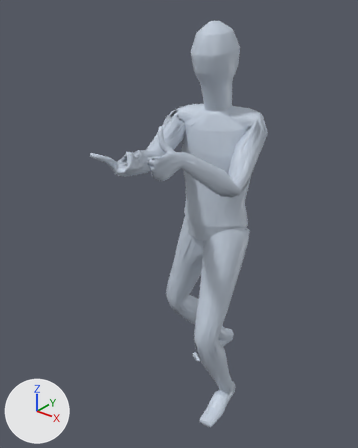
The glTF model app/assets/anims/Base/unarmed_charge_release.glb: old version first, new version second.
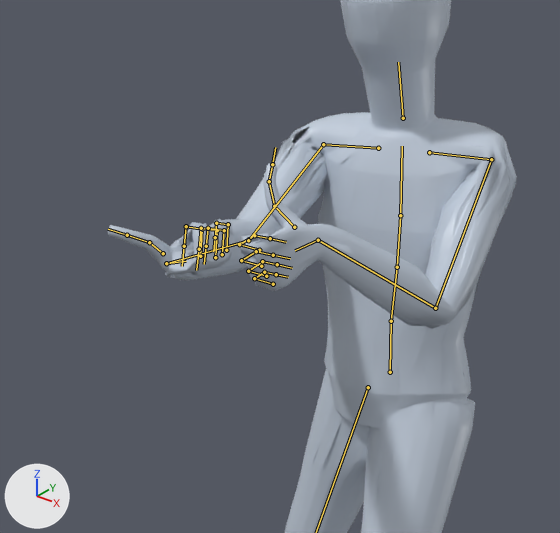
There are two pictures of each version: one whole from a 50 mm lens placed at (1.074, -1.706, 1.842), pointed at (-0.074, -0.271, 0.953), one close up on the part from 12% to 80% of the width and 12% to 64% of the height. The axes (+X, +Y, +Z) are drawn at lower left. The lights are the same throughout. The older version's two pictures come first. Both versions are drawn at frame 8 of the action 'Animation'; the numbers are the values there. The bones that change, and the others that lie on the model, are drawn over the model as lines in the close-ups.

Names of what the first close-up shows: 'Body_human_male'.
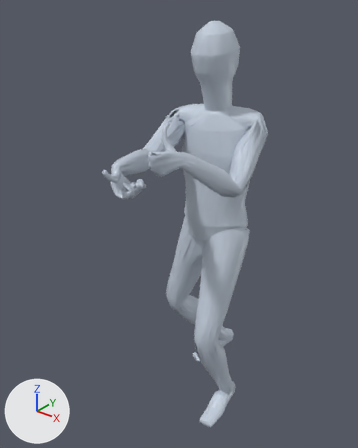
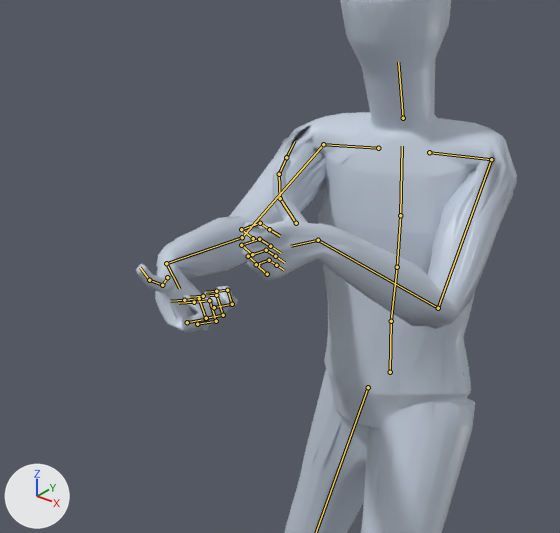
Where the change shows, as pixel boxes [x1, y1, x2, y2] in the close-ups (560 x 533 px):
```json
{"object": "Body_human_male", "change": "posed", "before": [108, 0, 517, 533], "after": [136, 0, 517, 533]}
{"bone": "mixamorig:LeftHand", "before": "(318, 240) to (295, 250)", "after": "(318, 240) to (291, 246)"}
{"bone": "mixamorig:RightArm", "before": "(323, 144) to (248, 240)", "after": "(323, 144) to (242, 237)"}
{"bone": "mixamorig:RightHand", "before": "(166, 263) to (186, 261)", "after": "(166, 263) to (179, 288)"}
```

Edits to the scene script, one JSON object a line:
```json
{"block": "bone_mixamorig_lefthand", "where": "bone_mixamorig_lefthand = bpy.data.objects['Armature'].pose.bones['mixamorig:LeftHand']  # child of 'mixamorig:LeftForeArm'"}
{"op": "set", "path": "bone_mixamorig_lefthand.rotation_quaternion", "old": "(0.898, -0.077, -0.173, 0.397)", "new": "(0.865, -0.248, -0.262, 0.349)", "note": "degrees (-17, -14, 50) -> degrees (-40, -16, 50)"}
{"block": "bone_mixamorig_rightarm", "where": "bone_mixamorig_rightarm = bpy.data.objects['Armature'].pose.bones['mixamorig:RightArm']  # child of 'mixamorig:RightShoulder'"}
{"op": "set", "path": "bone_mixamorig_rightarm.rotation_quaternion", "old": "(0.628, -0.491, 0.381, 0.468)", "new": "(0.667, -0.439, 0.342, 0.495)", "note": "degrees (-49, 70, 38) -> degrees (-33, 63, 53)"}
{"block": "bone_mixamorig_righthand", "where": "bone_mixamorig_righthand = bpy.data.objects['Armature'].pose.bones['mixamorig:RightHand']  # child of 'mixamorig:RightForeArm'"}
{"op": "set", "path": "bone_mixamorig_righthand.rotation_quaternion", "old": "(0.422, -0.501, 0.691, -0.306)", "new": "(0.599, -0.221, 0.469, -0.61)", "note": "degrees (-118, 16, -98) -> degrees (-61, 17, -101)"}
```
